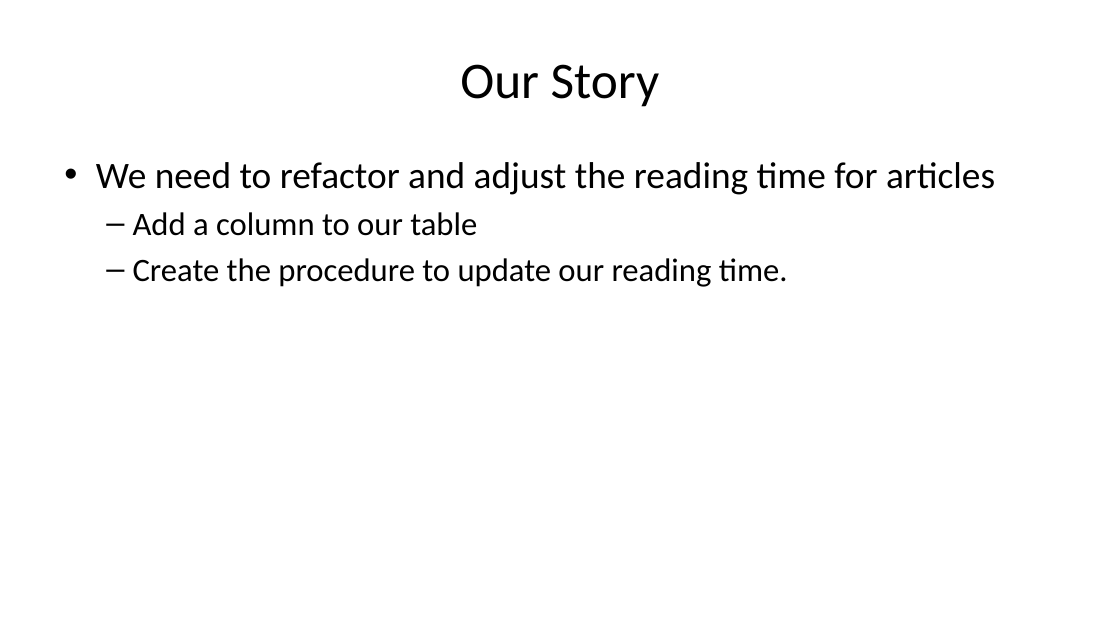
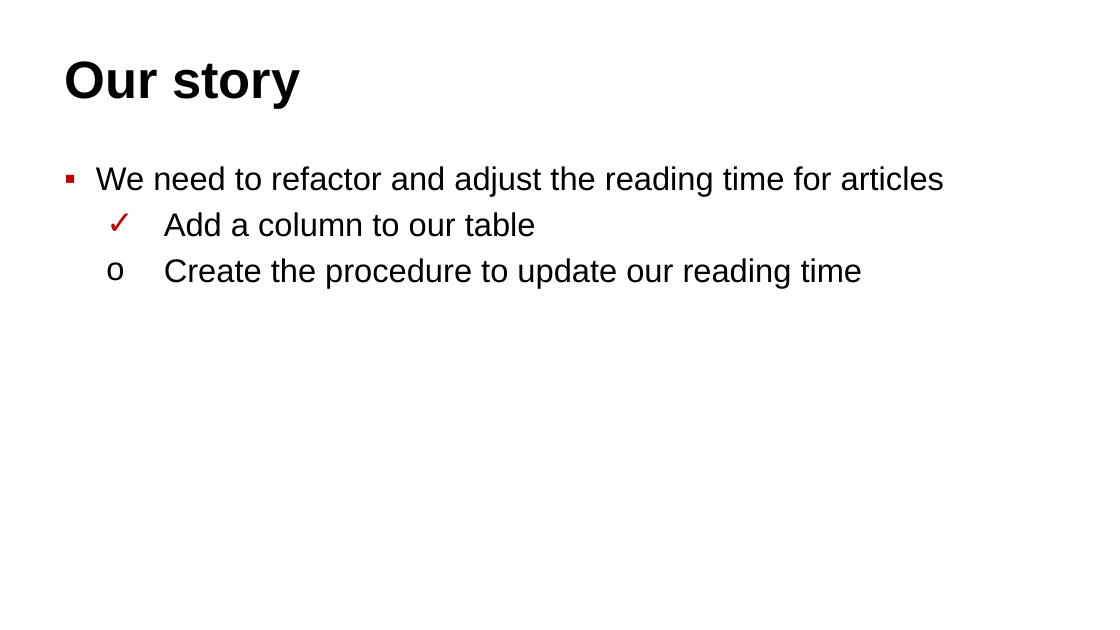
Before and after one commit to way0utwest/TestingTSQL, a slide deck: slide 19 of DB-Delivery-Get-Testing-TSQL.pptx (slide 20 before the commit). Drawn at 1120x630 pixels with LibreOffice and Linux fonts; fonts in the diff are those of the drawing. Boxes give left, top, right and bottom in pixels: in the first picture for what was removed or moved away, otherwise in the second. Text is boxed around its words. In the diff, an @@ line names an element or a change of style, - is before the commit and + after.

Commit message:
Updated layour
Mode consistent styles and slides. Added demo decks, updated Our Story
to include check marks.

```diff
--- a/DB-Delivery-Get-Testing-TSQL.pptx
+++ b/DB-Delivery-Get-Testing-TSQL.pptx
@@ title at bbox=[64, 61, 300, 109]: text changed; size 44 to 45 pt; font Calibri to Arial; bold on @@
-Our Story
+Our story
@@ text at bbox=[96, 166, 944, 237]: size 32 to 28 pt in "We need to refactor and adjust the ..."; font Calibri to Arial in "We need to refactor and adjust the ...", "Add a column to our table"; bullet • to ▪; bullet – to ✓ @@
@@ text at bbox=[164, 258, 863, 288]: text changed; font Calibri to Arial @@
-  – Create the procedure to update our reading time.
+  o Create the procedure to update our reading time
```
Also in this commit, not shown: 26 other slides changed, 1 slide removed.
